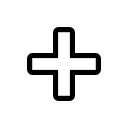
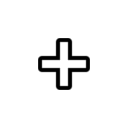
Layer changes from the first 128×128 image to the second:
painted on "Pasted Layer" over [28, 28, 100, 100]
painted on "Layer" over [27, 27, 101, 101]
